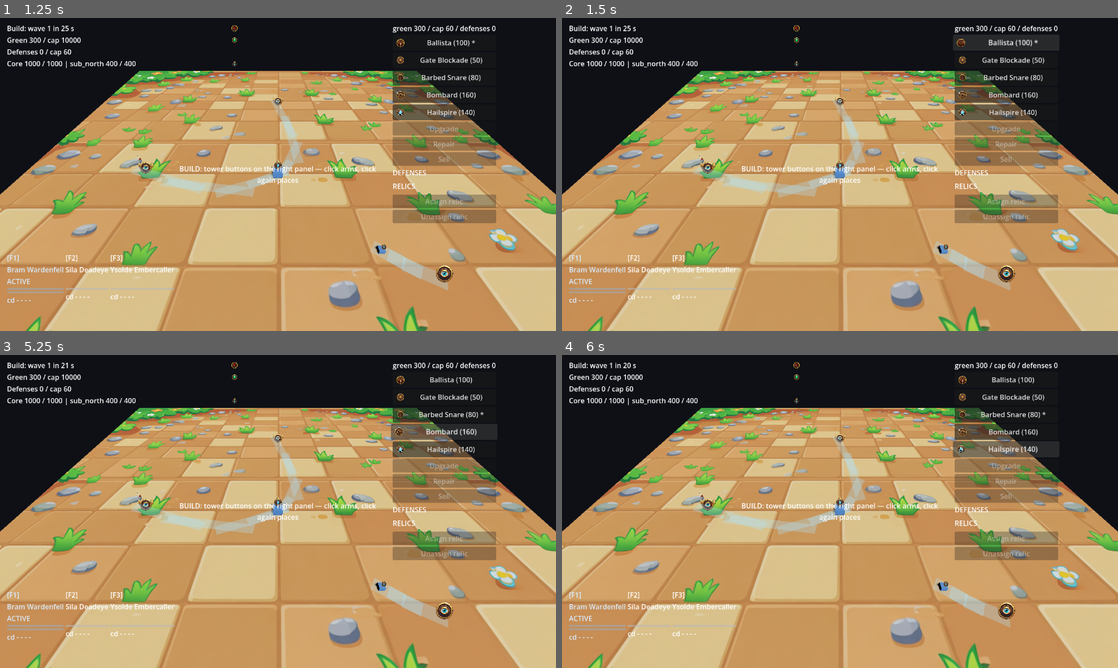
Above: before the commit, frames 1-4 (two rows, left to right).
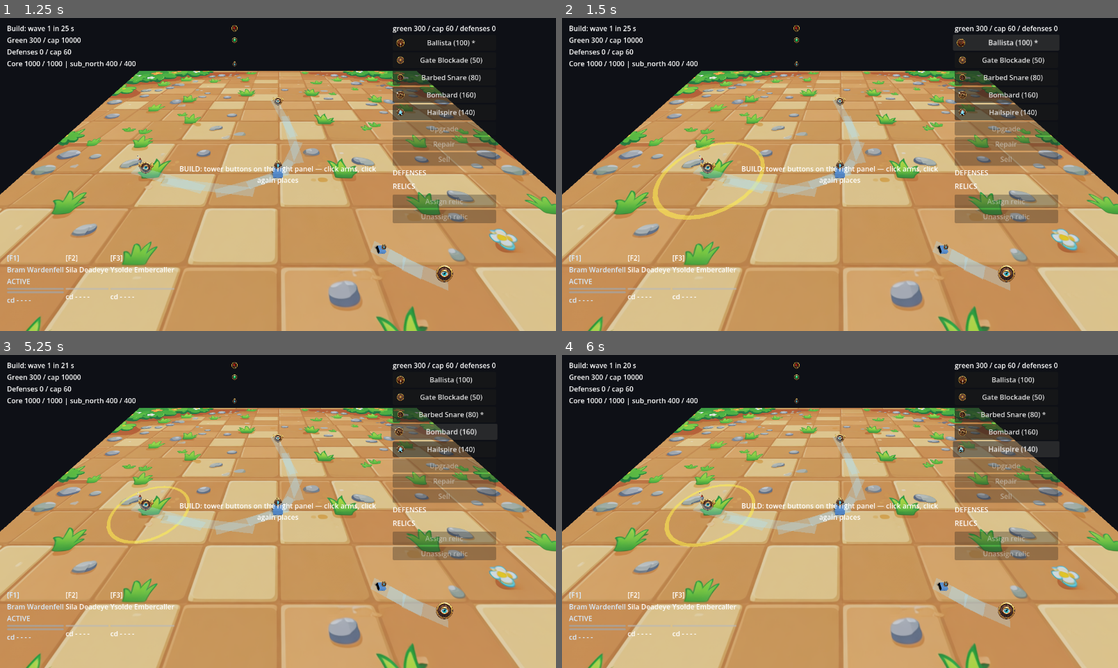
Above: after the commit, the same moments.

Repository: bryn1/gatewardens
Game: Godot game, scene res://Main.tscn
The game is run twice, just before and just after one commit, with the same random seed, the same clock (stepped at 60 frames per second) and the same inputs.
Inputs:
- Up to frame 1 (1.25 s): click "Start gatefall — normal" at 0.5 s
- Up to frame 2 (1.5 s): click "Ballista (100) *" at 1.25 s
- Up to frame 3 (5.25 s): click "Gate Blockade (50)" at 2 s; click "Ballista (100)" at 2.75 s; click "Barbed Snare (80)" at 3.5 s; click "Barbed Snare (80) *" at 4.25 s; click "Bombard (160)" at 5 s
- Up to frame 4 (6 s): click "Hailspire (140)" at 5.75 s

Frame 1 is identical in both runs. In frame 2, 0.5% of the frame differs, in the area x 16-37%, y 39-65%; in frame 3, 0.3%; in frame 4, 0.3%.

Commit message:
v1.2.1 G4 (MC 11707): yellow range ring rides the armed ghost — data-pinned radius, hidden when no aim, none for range-0

Diff:
--- a/godot/scripts/defense_placer.gd
+++ b/godot/scripts/defense_placer.gd
@@ -20,8 +20,29 @@
 # The panel talks to THIS file only (row: defense_panel is pure UI over
 # mission/defense_obj state); lifecycle actions resolve the uid onto the
 # defense record and route to the defense_obj method that owns its leg.
+#
+# G4 (v1.2.1, MC 11707 / V121-PLAN row G4): the range ring RIDES THE
+# GHOST — this file owns the aim/ghost state (G5), so its three ghost
+# chokepoints (set/cancel/cycle — the pinned ghost-API caller set) call
+# _sync_ring, the ONE ring driver: arm/cycle SHOW+RESIZE, and place /
+# RMB/Escape cancel / the W17e combat-lock all HIDE through cancel_ghost.
+# The radius is the towers.json tier-row range NUMBER of the armed row
+# (tier_range; GHOST_TIER — the confirm tier, the ghost's only tier);
+# range-0 rows (the five gate_blockade tier rows) render NO ring (Rev 2 /
+# DA A4.1). The armed ROW itself is observed off the mounted panel's
+# public armed_id (fx_director observer idiom, read-only — the panel's
+# "armed ⇔ ghost" invariant, G5-wave.log's caller-set census), so
+# defense_panel.gd needs ZERO drive lines for the ring (owned-paths
+# discipline); a placer with no mounted panel resolves no row and stays
+# ring-silent. Geometry + show/hide live in scripts/range_ring.gd.
 
 const SIM_ECONOMY := preload("res://sim/sim_economy.gd")
+const RANGE_RING := preload("res://scripts/range_ring.gd")
+
+# G4 (MC 11707): the ghost's tier — the confirm tier. place_defense is
+# T1-only by the pinned build contract (mission.gd "if tier != 1"), and
+# _confirm places (armed_id, 1); the ghost therefore HAS no other tier.
+const GHOST_TIER := 1
 
 var m = null                    # mission root (injected, duck-typed)
 var tower_defs: Array = []      # towers.json rows (GWTables.rows door)
@@ -102,12 +123,16 @@
 
 
 # Ghost confirm/cancel (pinned row): the ghost must sit on a free slot.
+# G4 (MC 11707): the three ghost chokepoints below are the ONE ring
+# driver — every transition runs _sync_ring (arm SHOWS, cancel HIDES).
 func set_ghost(slot: int) -> void:
 	ghost = slot if not occupied(slot) else -1
+	_sync_ring()
 
 
 func cancel_ghost() -> void:
 	ghost = -1
+	_sync_ring()
 
 
 # G5 (v1.2.1, MC 11700 / V121-PLAN §1 G5): the ghost CYCLE step over the
@@ -116,16 +141,78 @@
 # The panel's arrow relay rides this (cycle helper HERE, I2-clean);
 # placement itself stays the confirm route — place_id resolves the ghost
 # inside, this moves the AIM only (no second placement mechanism).
+# G4 (MC 11707): the early returns folded to ONE exit so the ring sync
+# rides every transition (the ghost/cycle semantics byte-equivalent).
 func cycle_ghost(dir: int) -> void:
 	var free: Array = buildable()
 	if free.is_empty():
 		ghost = -1
+	else:
+		var at: int = free.find(ghost)
+		if at < 0:
+			ghost = free[0]
+		else:
+			ghost = free[(at + dir + free.size()) % free.size()]
+	_sync_ring()
+
+
+# G4 (MC 11707 / V121-PLAN row G4): the tier-row RANGE NUMBER — the ring's
+# radius source and the DATA leg's sampled function. tower_id is the
+# towers.json DATA id (the row_for_id door), tier is 1-BASED (T1..T5, the
+# display convention defense_panel.selected_tier returns) — the tier entry
+# is tiers[tier - 1] (defense_obj.tier_row holds the 0-based twin). The
+# number is READ, never computed (I2). Unknown id, out-of-range tier or a
+# missing range = 0.0, which the ring reads as the declared NO-RING answer
+# — the five gate_blockade tier rows carry range 0 (Rev 2 / DA A4.1:
+# hidden, not a zero-radius dot).
+func tier_range(tower_id: String, tier: int) -> float:
+	var row := row_for_id(tower_id)
+	if row.is_empty():
+		return 0.0
+	var tiers: Array = row["tiers"]
+	if tier < 1 or tier > tiers.size():
+		return 0.0
+	return float((tiers[tier - 1] as Dictionary).get("range", 0.0))
+
+
+# G4: the armed ghost's ROW id, OBSERVED from the panel (declared reading:
+# the ghost is slot-only state; the armed family is the panel's G5-pinned
+# armed_id — its header's "armed ⇔ ghost" invariant, and the ONE arm
+# route _arm writes armed_id BEFORE it lands the ghost, so every ghost
+# transition already carries the row; place/RMB/Escape/combat-lock clear
+# it on the same cancel route that hides the ring). fx_director observer
+# idiom: public-field read, ZERO writes, no signal wiring. A standalone
+# placer with no mounted panel resolves no row -> no ring: the honest
+# shape (without an armed row there is no range to claim — harness
+# set_ghost legs stay ring-silent).
+func _armed_id() -> String:
+	if m == null:
+		return ""
+	var p = m.get_node_or_null(NodePath("DefensePanel"))
+	if p == null:
+		return ""
+	var armed: Variant = p.get("armed_id")
+	return String(armed) if armed != null else ""
+
+
+# G4: the ONE ring sync — called by the three ghost chokepoints above
+# (the set G5 pinned as the ghost API's whole external caller set, cited
+# in G5-wave.log: set = the arm route, cancel = confirm-success + RMB/
+# Escape + the W17e combat-lock, cycle = the arrow relay), so arm/cycle
+# SHOW+RESIZE and place/cancel/lock HIDE through this single site — no
+# second driver. Radius = tier_range of the armed row (GHOST_TIER: the
+# confirm tier, the ghost's only tier); range <= 0 or no armed row = hide
+# (the declared DA A4.1 treatment, one branch not a second mechanism).
+func _sync_ring() -> void:
+	if m == null:
 		return
-	var at: int = free.find(ghost)
-	if at < 0:
-		ghost = free[0]
+	var radius := 0.0
+	if ghost >= 0:
+		radius = tier_range(_armed_id(), GHOST_TIER)
+	if radius <= 0.0:
+		RANGE_RING.hide_ring(m)
 		return
-	ghost = free[(at + dir + free.size()) % free.size()]
+	RANGE_RING.show_ring(m, slots[ghost], radius)
 
 
 # place(class, tier) per the brief, plus an explicit-slot override for
--- /dev/null
+++ b/godot/scripts/range_ring.gd
@@ -0,0 +1,98 @@
+# range_ring — the G4 armed-ghost range ring (v1.2.1, MC 11707 / V121-PLAN
+# row G4): ONE translucent YELLOW ring, flat on the ground, outer edge at
+# the CURRENT tier range of the ARMED ghost. The radius is a towers.json
+# TIER-ROW NUMBER the placer reads (tier_range) — never a literal here or
+# in the placer (I2: placer/panel are governed, and this file is asked for
+# that number, it never derives one).
+#
+# ONE mechanism riding the ghost lifecycle: the placer owns the aim/ghost
+# state (G5, MC 11700) and its set_ghost/cancel_ghost/cycle_ghost are the
+# shipped lifecycle chokepoints the G5 card pinned as the ghost API's
+# EXTERNAL caller set — so those three call _sync_ring (arm/cycle SHOW and
+# RESIZE; place, RMB/Escape cancel and the combat-lock all ride
+# cancel_ghost, so they HIDE through the same single site). No second
+# driver. SELECTION (declared finding, plan row G4 parenthetical): a real
+# selection mechanism EXISTS in code (defense_panel.selected_uid +
+# select_defense, player-reachable through the defense_rows_ui rows since
+# W17c) — the ring stays GHOST-FIRST, the plan's declared case; a
+# selected-defense leg would be a second trigger site + a ring-priority
+# rule (armed AND selected at once) beyond this card's DoD, declared here,
+# not silently skipped.
+#
+# GEOMETRY — the G2 ArrayMesh lesson (MC 11698) honored at the mechanism
+# level: runtime ArrayMesh built correct nodes headless yet rasterized ~6
+# px in the web export. This is a UNIT TorusMesh — engine-managed
+# PrimitiveMesh geometry, the class family the G2 fix moved to (PlaneMesh)
+# rasterizes under GL Compatibility/web — and the node TRANSFORM carries
+# the range: scale.x == scale.z == the tier range number (the unit torus'
+# outer_radius 1.0; the DATA leg asserts node scale == the towers.json
+# number), scale.y flattens the tube to a ground ribbon. Only
+# position/scale/visibility ever change after creation.
+#
+# RANGE-0 TREATMENT (Rev 2 / DA A4.1, binding): the five gate_blockade
+# tier rows carry range 0 — show_ring() reads radius <= 0 as HIDE (a
+# zero-radius dot reads as noise; hidden is the plan's answer). The
+# negative leg is non-vacuous: the SAME node is proven visible for a
+# positive-range family minutes before, WITH the ghost armed.
+extends RefCounted
+
+const RING_NAME := "RangeRing"        # the node name the probe reads by
+const RING_Y := 0.05                  # rides above the ground and the G2
+                                      # bands (BAND_Y 0.02), no z-fight
+const RING_INNER := 0.92              # unit annulus: band width = 8% of range
+const RING_FLATTEN := 0.2             # tube vertical extent -> flat ribbon
+const RINGS := 32                     # torus segments (4.7 derives both
+                                      #   directions from it)
+const RING_COLOR := Color(1.0, 0.88, 0.25, 0.55)   # yellow, translucent
+
+
+# Show THE ring at slot position `at` with outer edge `radius` (the tier
+# range number the placer read). radius <= 0 = the declared NO-RING
+# treatment above (it HIDES, never renders a dot).
+static func show_ring(m, at: Vector3, radius: float) -> void:
+	if radius <= 0.0:
+		hide_ring(m)
+		return
+	var node := _ensure(m)
+	node.visible = true
+	node.position = Vector3(at.x, RING_Y, at.z)
+	node.scale = Vector3(radius, RING_FLATTEN, radius)
+
+
+# Hide THE ring (the node persists, visibility-only — the cancel/place/
+# phase-lock answer; the ring rides the ghost, never the mission tree).
+static func hide_ring(m) -> void:
+	var node = m.get_node_or_null(NodePath(RING_NAME))
+	if node != null:
+		node.visible = false
+
+
+# The ONE ring node, lazy on the FIRST positive show (a blockade-only
+# session never grows one — m.get_node_or_null reads it as hidden either
+# way): the mission-root child idiom the G2 bands proved web-painting,
+# unit TorusMesh + the pinned G2 translucent-lit material shape.
+static func _ensure(m) -> MeshInstance3D:
+	var node = m.get_node_or_null(NodePath(RING_NAME))
+	if node == null:
+		node = MeshInstance3D.new()
+		node.name = RING_NAME
+		var torus := TorusMesh.new()      # ONE geometry-construction site
+		torus.outer_radius = 1.0          # unit annulus: the SCALE carries
+		torus.inner_radius = RING_INNER   #   the towers.json range number
+		torus.rings = RINGS
+		node.mesh = torus
+		node.material_override = _ring_material()
+		node.visible = false
+		m.add_child(node)
+	return node
+
+
+# The ONE material shape, the pinned G2 lit-translucent contract (the
+# mechanism G2 proved rasterizes in the web export): unshaded so it reads
+# lit on the dark arena, alpha-blended so the painted ground shows through.
+static func _ring_material() -> StandardMaterial3D:
+	var mat := StandardMaterial3D.new()
+	mat.shading_mode = BaseMaterial3D.SHADING_MODE_UNSHADED
+	mat.transparency = BaseMaterial3D.TRANSPARENCY_ALPHA
+	mat.albedo_color = RING_COLOR
+	return mat
--- /dev/null
+++ b/godot/sim/g4_range_ring_probe.gd
@@ -0,0 +1,357 @@
+# g4_range_ring_probe — the G4 yellow range ring headless proof (v1.2.1,
+# MC card 11707 / V121-PLAN row G4 + §4). Boot + real-relay idiom =
+# g5_real_relay_probe: the REAL mission boots, the REAL panel is mounted
+# by mission.setup, and main.gd's script is mounted as the relay object
+# (_ready NEVER runs — no app boot) fed SYNTHESIZED InputEvents; picker
+# presses fire through the production GUI signal (btn.pressed.emit()).
+# The ring node ("RangeRing", the mission-root child range_ring.gd lazy-
+# creates) is read directly; expectations re-derive the ranges from the
+# tables rows INDEPENDENTLY of placer.tier_range (the DATA leg compares
+# implementation vs data, never vs itself). Rows (machine lines; any
+# failure prints G4-FAIL <why> and quits 1; G4-OK LAST, completion-flag
+# guarded — the G2 mid-abort lesson):
+#  HIDE0 pre-arm: NO ghost & NO selection -> the ring renders nothing
+#        (node absent = renders nothing too; printed node=0). NEGATIVE leg.
+#  DATA  for every sampled family a REAL picker press arms: ghost >= 0,
+#        ring visible, node scale.x == scale.z == the towers.json T1
+#        range number (BOTH printed), position == the ghost slot xz at y
+#        RING_Y. gate_blockade: visible=0 WITH ghost >= 0 — the RANGE-0
+#        leg riding the same press loop, non-vacuous because the PREVIOUS
+#        sampled rows printed visible=1 for the same node.
+#  CLASS the WEB-PROOF PROXY (the G2 ArrayMesh lesson, MC 11698): the
+#        ring mesh is a TorusMesh AND a PrimitiveMesh, and the material
+#        is the pinned lit-translucent shape (unshaded + alpha +
+#        RING_COLOR). The served-browser pixel re-check is the
+#        orchestrator's leg.
+#  TIER  placer.tier_range(id, t) == the JSON tiers[t-1]["range"] for
+#        t = 1..5 of EVERY family (BOTH printed) — the ring's radius
+#        lookup sampled across tiers; plus the non-vacuity row for the
+#        planted-red: >= 1 family whose T2 range differs from T1 (the
+#        tier-index swap MUST be able to change a number).
+#  CYCLE a real InputEventKey(KEY_RIGHT) through the forwarder moves the
+#        ghost forward AND the ring moves with it (position == the new
+#        slot, still visible).
+#  PLACE a real MOUSE_BUTTON_LEFT confirms: +1 defense, ring hidden
+#        (place hides — lifecycle leg).
+#  RMB   a real MOUSE_BUTTON_RIGHT cancels an armed ring: armed 0,
+#        ghost -1, ring hidden (lifecycle leg).
+#  LOCK  armed -> ring visible; phase_kind "combat" + one step (the W17e
+#        sync runs the ONE _cancel_arm route): ring hidden, armed 0
+#        (combat-lock lifecycle leg).
+#  R0    the FIVE gate_blockade tier rows re-read from the tables carry
+#        range 0.0 each (premise pinned), and with gate_blockade ARMED
+#        (ghost >= 0) the ring stays hidden; RE-ARMING ballista makes the
+#        SAME node paint again (repaint=1) — the R0 treatment is the
+#        RANGE, not a dead mechanism.
+extends SceneTree
+
+const GW_TABLES := preload("res://sim/sim_tables.gd")
+const GW_COMPOSE := preload("res://sim/gw_compose.gd")
+const MAIN := preload("res://scripts/main.gd")
+const RANGE_RING := preload("res://scripts/range_ring.gd")
+
+const MISSION_SCENE := "res://scenes/mission.tscn"
+const DECK := ["warden", "deadeye", "embercaller"]
+const DT := 0.05
+const EPS := 0.001                         # float-compare tolerance, u
+const UNSHADED := 0                        # pinned material shape (g2)
+const ALPHA := 1
+const FAMILIES := ["ballista", "bombard", "hailspire_tower", "barbed_snare"]
+
+var _failed := false
+var _done := false
+var _frames := 0
+var _m = null
+var _panel = null
+var _placer = null
+var _main = null          # the REAL main.gd relay object (no _ready)
+var _ranges := {}         # id -> [range per TIER 1..5] (probe-derived)
+
+
+func _init() -> void:
+	root.size = Vector2i(1280, 720)
+	var tables = GW_TABLES.new("res://data")
+	var graph: Dictionary = GW_COMPOSE.build_graph(tables)
+	graph["state"].set_deck(DECK.duplicate())
+	var packed = ResourceLoader.load(MISSION_SCENE)
+	if packed == null:
+		_fail("mission.tscn not loadable")
+		return
+	var m = packed.instantiate()
+	root.add_child(m)
+	m._ready()
+	var rng := RandomNumberGenerator.new()
+	rng.seed = 11707
+	m.setup(tables, graph["state"], graph["save"], graph["bridge"],
+			"gatefall", "normal", rng)
+	if String(m.phase_kind) != "build":
+		_fail("mission setup did not land the build phase")
+		return
+	_m = m
+	_panel = m.get_node_or_null("DefensePanel")
+	if _panel == null:
+		_fail("shipped panel not mounted by mission.setup")
+		return
+	_placer = _panel.placer
+	_main = MAIN.new()                 # script instance; NEVER add_child:
+	_main.bridge = graph["bridge"]     # _ready would boot the whole app
+	# Expectations FIRST: probe's own walk of the SAME data door the sim
+	# reads (the DATA leg compares the ring's scale against THIS, never
+	# against placer.tier_range).
+	for row: Dictionary in tables.rows("towers"):
+		var tiers: Array = row["tiers"]
+		var rs: Array = []
+		for t: Dictionary in tiers:
+			rs.append(float(t["range"]))
+		_ranges[String(row["id"])] = rs
+	if _ranges.size() != 5:
+		_fail("towers.json families drifted: %d rows" % _ranges.size())
+
+
+func _process(_delta: float) -> bool:
+	if _failed:
+		return true
+	_frames += 1
+	if _frames == 4:
+		_legs()
+		_main.free()                    # a Node: un-freed it leaks onto
+		                                # stderr (EMPTY-stderr ruling)
+		if not _failed:
+			# A runtime error aborts _legs SILENTLY (rc stays 0, g2
+			# lesson) — only the completion flag proves the leg ran.
+			if not _done:
+				_fail("ring pass aborted mid-way (completion flag unset)")
+			else:
+				print("G4-OK")
+				quit(0)
+	return false
+
+
+func _legs() -> void:
+	# ---- HIDE0: no ghost & no selection -> renders nothing (NEGATIVE) ----
+	if int(_placer.ghost) != -1 or int(_panel.selected_uid) != 0:
+		_fail("HIDE0 premise: pre-arm ghost/selection not clean")
+		return
+	var node = _ring()
+	if node != null and node.visible:
+		_fail("HIDE0: ring renders with no ghost & no selection")
+		return
+	print("G4-HIDE0 node=%d selected=0 ghost=-1 visible=%d" % [
+			1 if node != null else 0,
+			1 if node != null and node.visible else 0])
+
+	# ---- DATA (+ embedded RANGE-0): real picker press per family ----
+	for fam: String in FAMILIES + ["gate_blockade"]:
+		_press_family(fam)
+		if _failed:
+			return
+		var want: float = (_ranges[fam] as Array)[0]   # T1, probe-derived
+		var nd = _ring()
+		var vis: bool = nd != null and nd.visible
+		if int(_placer.ghost) < 0:
+			_fail("DATA %s: press armed no ghost" % fam)
+			return
+		if want <= 0.0:
+			if vis:
+				_fail("R0 %s: range-0 row renders a ring" % fam)
+				return
+			print("G4-R0 %s ghost=%d visible=0 want=%.1f scale=%.1f" % [
+					fam, int(_placer.ghost), want, 0.0])
+		else:
+			if not vis:
+				_fail("DATA %s: positive range rendered nothing" % fam)
+				return
+			var sc: float = nd.scale.x
+			var pos: Vector3 = _placer.slots[int(_placer.ghost)]
+			var ok_pos: bool = absf(nd.position.x - pos.x) <= EPS \
+					and absf(nd.position.z - pos.z) <= EPS \
+					and absf(nd.position.y - RANGE_RING.RING_Y) <= EPS \
+					and absf(nd.scale.z - sc) <= EPS
+			if not ok_pos:
+				_fail("DATA %s: ring at %s scale %s, want slot %s r=%s" \
+						% [fam, str(nd.position), str(nd.scale),
+						str(pos), str(sc)])
+				return
+			print("G4-DATA %s tier=1 want=%.1f scale=%.1f vis=1" \
+					% [fam, want, sc])
+			if absf(sc - want) > EPS:
+				_fail("DATA %s: scale %s != towers.json range %s" \
+						% [fam, str(sc), str(want)])
+				return
+			if fam == "ballista":
+				_class(nd)
+				if _failed:
+					return
+		_panel._cancel_arm()
+
+	# ---- TIER: the ring's radius lookup, sampled across tiers ----
+	var variance := 0
+	for fam: String in _ranges:
+		var rs: Array = _ranges[fam]
+		for t: int in rs.size():
+			var got: float = _placer.tier_range(fam, t + 1)
+			if absf(got - float(rs[t])) > EPS:
+				_fail("TIER %s T%d: tier_range=%s want=%s" % [
+						fam, t + 1, str(got), str(rs[t])])
+				return
+			print("G4-TIER %s tier=%d want=%.1f got=%.1f" % [
+					fam, t + 1, float(rs[t]), got])
+		if absf(float(rs[1]) - float(rs[0])) > EPS:
+			variance += 1
+	if variance < 1:
+		_fail("TIER non-vacuous premise: no family differs T1 vs T2")
+		return
+	print("G4-TIERDIFF families=%d" % variance)
+
+	# ---- CYCLE: a real KEY_RIGHT moves ghost AND ring ----
+	_press_family("ballista")
+	var free: Array = _placer.buildable()
+	if free.size() < 2:
+		_fail("CYCLE premise: buildable() < 2 slots")
+		return
+	_key(KEY_RIGHT)
+	if int(_placer.ghost) != int(free[1]):
+		_fail("CYCLE: ghost=%d want %d" % [int(_placer.ghost), int(free[1])])
+		return
+	var nd2 = _ring()
+	var pos2: Vector3 = _placer.slots[int(free[1])]
+	if nd2 == null or not nd2.visible \
+			or absf(nd2.position.x - pos2.x) > EPS \
+			or absf(nd2.position.z - pos2.z) > EPS:
+		_fail("CYCLE: ring did not move with the ghost")
+		return
+	print("G4-CYCLE fwd=%d vis=1" % int(free[1]))
+
+	# ---- PLACE: real LMB confirms, the ring HIDES ----
+	var c0: int = _m.defense_list.size()
+	_mouse(MOUSE_BUTTON_LEFT)
+	if _m.defense_list.size() != c0 + 1:
+		_fail("PLACE: real LMB did not confirm")
+		return
+	if _ring_vis():
+		_fail("PLACE: ring stayed visible after a successful place")
+		return
+	print("G4-PLACE placed=1 vis=0 count=%d" % _m.defense_list.size())
+
+	# ---- RMB: arm, real right-click cancels, the ring HIDES ----
+	_press_family("bombard")
+	if not _ring_vis():
+		_fail("RMB premise: bombard arm rendered nothing (r=12.0)")
+		return
+	_mouse(MOUSE_BUTTON_RIGHT)
+	if _ring_vis() or int(_placer.ghost) != -1 or bool(_panel.armed):
+		_fail("RMB: cancel did not hide the ring")
+		return
+	print("G4-RMB vis=0 ghost=-1 armed=0")
+
+	# ---- LOCK: combat hides the ring through the ONE cancel route ----
+	_press_family("bombard")
+	if not _ring_vis():
+		_fail("LOCK premise: ring not visible before the lock")
+		return
+	_m.green = int(_m.green) + 300       # afford true: phase is the gate
+	_m.phase_kind = "combat"
+	_m.step(DT)                           # one poll -> W17e sync
+	if _ring_vis() or bool(_panel.armed):
+		_fail("LOCK: combat did not hide the armed ring")
+		return
+	print("G4-LOCK vis=0 armed=0")
+
+	# ---- R0 sweep: blockade premise + repaint (non-vacuous) ----
+	var bt: Array = _ranges["gate_blockade"]
+	if bt.size() != 5:
+		_fail("R0 premise: gate_blockade has %d tier rows" % bt.size())
+		return
+	for t: int in bt.size():
+		if float(bt[t]) > 0.0:
+			_fail("R0 premise: blockade T%d range=%s" % [t + 1, str(bt[t])])
+			return
+	_press_family("gate_blockade")
+	if int(_placer.ghost) < 0 or _ring_vis():
+		_fail("R0: armed blockade rendered a ring")
+		return
+	_panel._cancel_arm()
+	_press_family("ballista")
+	var rep := _ring_vis()
+	_panel._cancel_arm()
+	if not rep:
+		_fail("R0 repaint: ring node dead after blockade arms")
+		return
+	print("G4-R0SWEEP zero_rows=5 armed_hidden=1 repaint=1")
+
+	# ---- final HIDDEN: no ghost (and no selection) -> hidden again ----
+	if int(_placer.ghost) != -1 or int(_panel.selected_uid) != 0 \
+			or _ring_vis():
+		_fail("final HIDDEN: ring left visible with no ghost/selection")
+		return
+	print("G4-HIDE1 ghost=-1 selected=0 vis=0")
+	_done = true
+
+
+# ---------- production-entry helpers (g5_real_relay idiom) ----------
+
+# The family's OWN picker button (winner class rows AND Family_ rows all
+# carry row["btn"] from build_class_buttons) pressed through the shipped
+# signal — the same press a served-browser click lands.
+func _press_family(fam: String) -> void:
+	for row: Dictionary in _panel.picker_rows:
+		if String(row["id"]) == fam:
+			(row["btn"] as Button).pressed.emit()
+			return
+	_fail("picker row %s has no button" % fam)
+
+
+func _ring():                          # -> MeshInstance3D | null
+	return _m.get_node_or_null(NodePath(RANGE_RING.RING_NAME))
+
+
+func _ring_vis() -> bool:
+	var nd = _ring()
+	return nd != null and nd.visible
+
+
+# Pinned WEB-PROOF PROXY + material shape (g2 LB-CLASS idiom): engine-
+# managed PrimitiveMesh geometry, unshaded + alpha + RING_COLOR.
+func _class(nd: MeshInstance3D) -> void:
+	if nd.mesh == null or not nd.mesh is TorusMesh \
+			or not nd.mesh is PrimitiveMesh:
+		var cls := "null" if nd.mesh == null else nd.mesh.get_class()
+		_fail("CLASS: ring mesh is %s (want TorusMesh/PrimitiveMesh)" % cls)
+		return
+	var mat := nd.material_override as StandardMaterial3D
+	if mat == null or int(mat.shading_mode) != UNSHADED \
+			or int(mat.transparency) != ALPHA \
+			or mat.albedo_color != RANGE_RING.RING_COLOR:
+		_fail("CLASS: ring is not the pinned lit-translucent shape")
+		return
+	print("G4-CLASS mesh=TorusMesh prim=1 mat=1")
+
+
+func _key(kc: int) -> void:
+	_key_press(kc, true)
+	_m.step(DT)
+	_key_press(kc, false)
+	_m.step(DT)
+
+
+func _key_press(kc: int, down: bool) -> void:
+	var ev := InputEventKey.new()
+	ev.physical_keycode = kc
+	ev.keycode = kc
+	ev.pressed = down
+	_main._unhandled_input(ev)
+
+
+func _mouse(btn_idx: int) -> void:
+	for down: bool in [true, false]:
+		var ev := InputEventMouseButton.new()
+		ev.button_index = btn_idx
+		ev.pressed = down
+		_main._unhandled_input(ev)
+	_m.step(DT)
+
+
+func _fail(why: String) -> void:
+	_failed = true
+	print("G4-FAIL " + why)
+	quit(1)
Not shown, added: godot/scripts/range_ring.gd.uid
Not shown, added: godot/sim/g4_range_ring_probe.gd.uid
Not shown, added: .audits/20261029-2100-v121-plan/G4-wave.log
